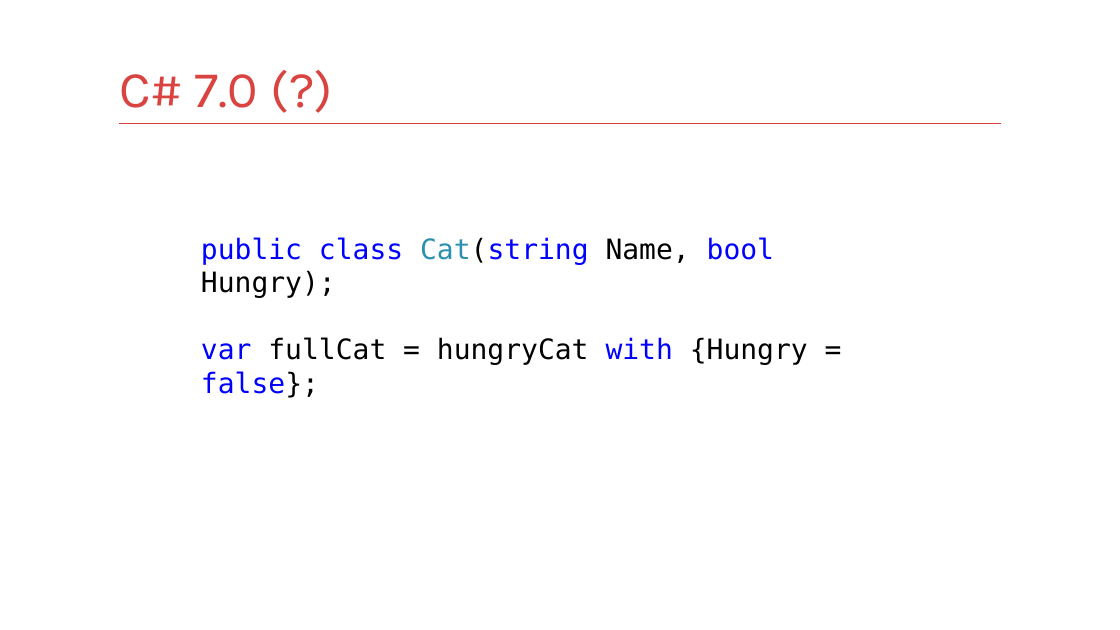
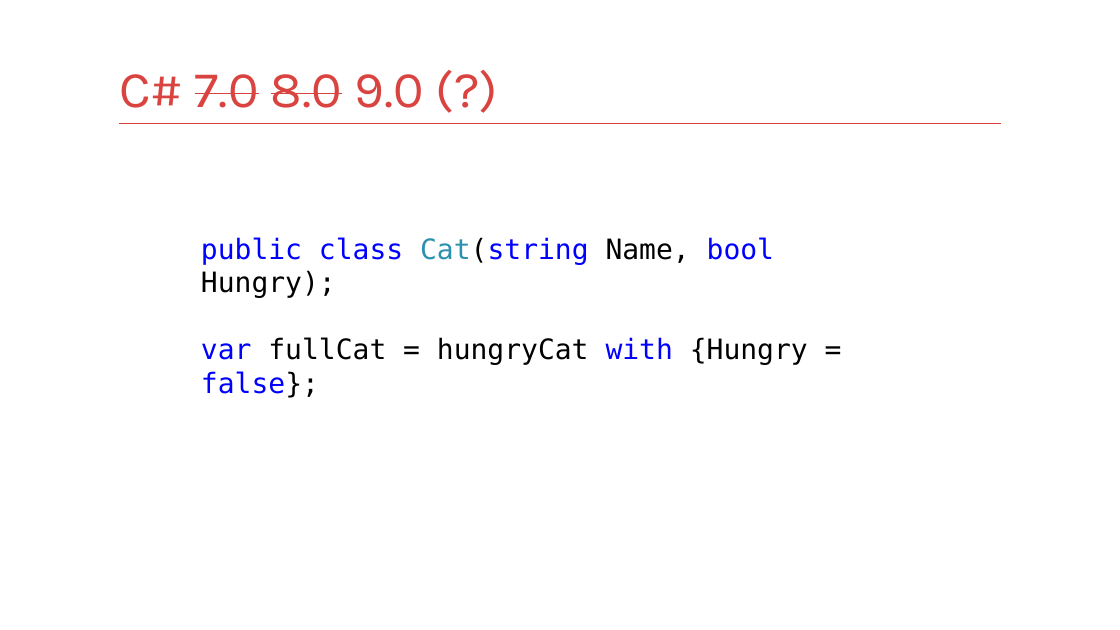
Before and after one commit to kontur-courses/fp, a slide deck: slide 9 of fp3.pptx. Drawn at 1120x630 pixels with LibreOffice and Linux fonts; fonts in the diff are those of the drawing. Boxes give left, top, right and bottom in pixels: in the first picture for what was removed or moved away, otherwise in the second. Text is boxed around its words. In the diff, an @@ line names an element or a change of style, - is before the commit and + after.

```diff
--- a/fp3.pptx
+++ b/fp3.pptx
@@ title at (x1=119, y1=74, x2=423, y2=108): text changed @@
-C# 7.0 (?)
+C# 7.0 8.0 9.0 (?)
```
Also in this commit, not shown: 10 other slides changed.
